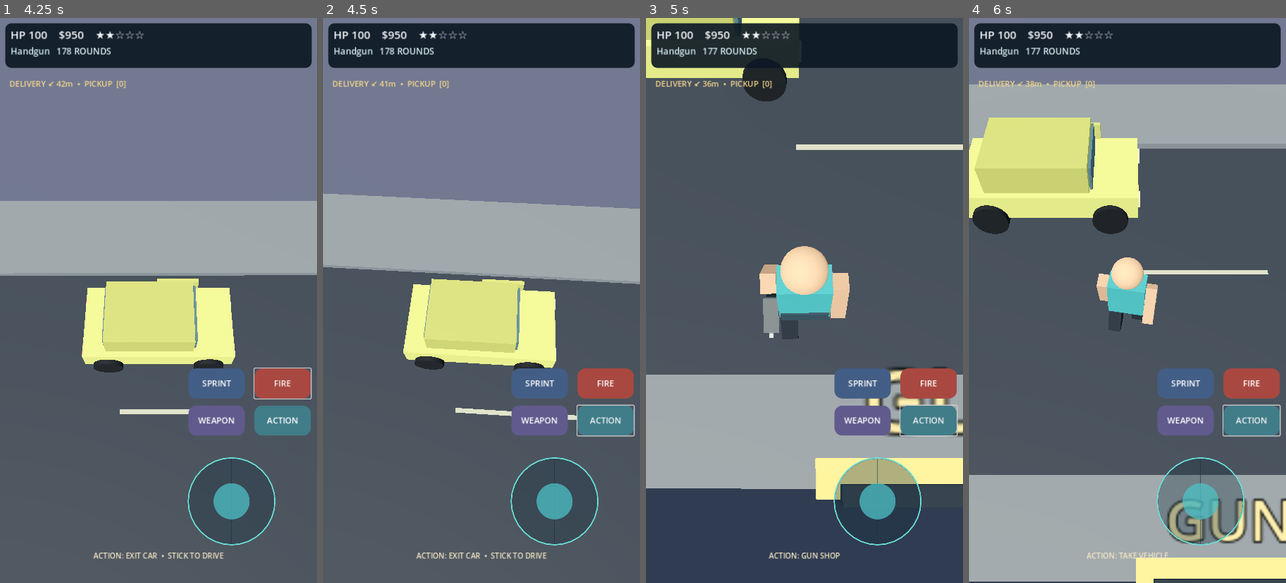
Above: before the commit, frames 1-4 (left to right).
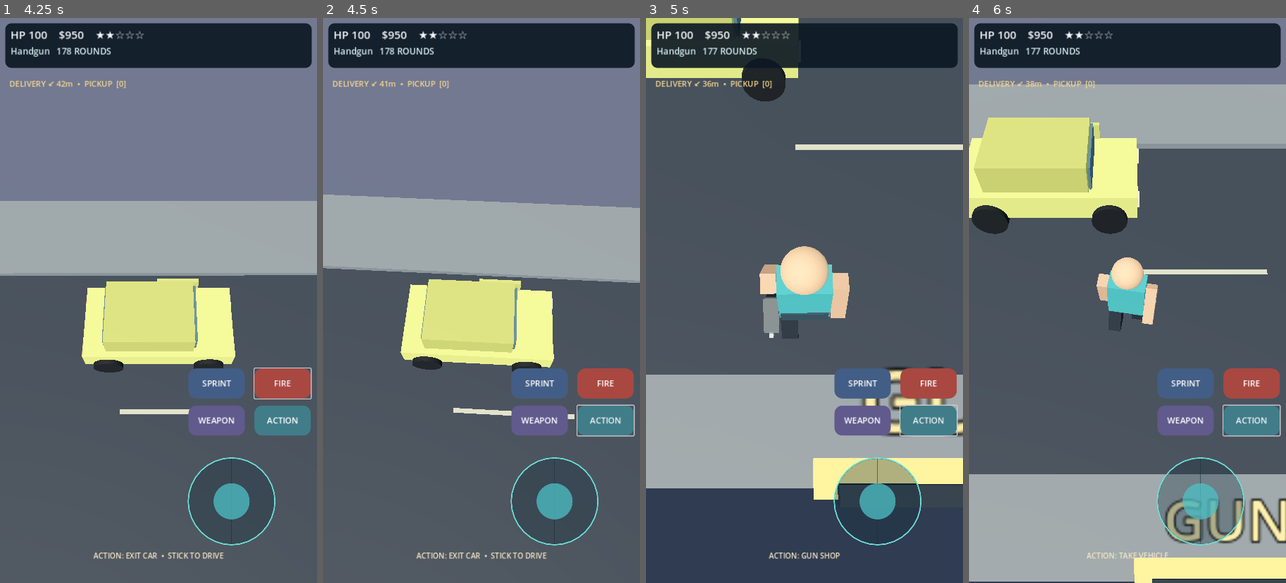
Above: after the commit, the same moments.

Repository: shejklgaia-png/Gt_a_like_game
Game: Godot game, scene res://scenes/main.tscn
Same seed, same stepped clock (60 frames per second), same inputs: the game is played once before the commit and once after it.
Inputs (mouse positions are in pixels of both pictures, inside the frame that each line leads up to):
- Up to frame 1 (4.25 s): tap Enter at 0.5 s; move the mouse to (142, 413) at 0.52 s; hold W 0.53-1.25 s; hold Shift 0.53-1.25 s; click (142, 413) at 0.67 s; tap Space at 0.77 s; drag from (253, 385) to (142, 413) at 1.27 s; click "FIRE" at 2 s; move the mouse to (63, 215) at 2.77 s; hold A 2.78-3.5 s; tap F at 2.85 s; drag from (174, 300) to (63, 215) at 3.52 s
- Up to frame 2 (4.5 s): move the mouse to (433, 159) at 4.27 s; hold S from 4.28 s (still down); tap Tab at 4.35 s
- Up to frame 3 (5 s): keep holding S; tap Space at 4.52 s
- Up to frame 4 (6 s): release S at 5 s; drag from (1197, 272) to (1079, 159) at 5.02 s; move the mouse to (1064, 328) at 5.77 s; hold W from 5.78 s (still down); hold Shift from 5.78 s (still down); click (1064, 328) at 5.92 s

Frame 1 is identical in both runs. In frame 2, 0.8% of the frame differs, in the area x 0-100%, y 31-72%; in frame 3, 0.5%; in frame 4, 1.9%, in the area x 0-100%, y 17-100%.

Commit message:
Calculate camera collision avoidance in the physics tick

Diff:
--- a/scripts/main.gd
+++ b/scripts/main.gd
@@ -152,6 +152,7 @@
 				officer.try_baton_attack(hero, 7.0 + float(wanted))
 			elif officer.global_position.distance_to(focus) > 95.0:
 				officer.queue_free()
+	update_camera(delta)
 
 func _process(delta: float) -> void:
 	autosave_clock += delta
@@ -172,7 +173,6 @@
 			wanted -= 1
 			wanted_idle = 0.0
 	animate_marker(delta)
-	update_camera(delta)
 	update_hud()
 
 
